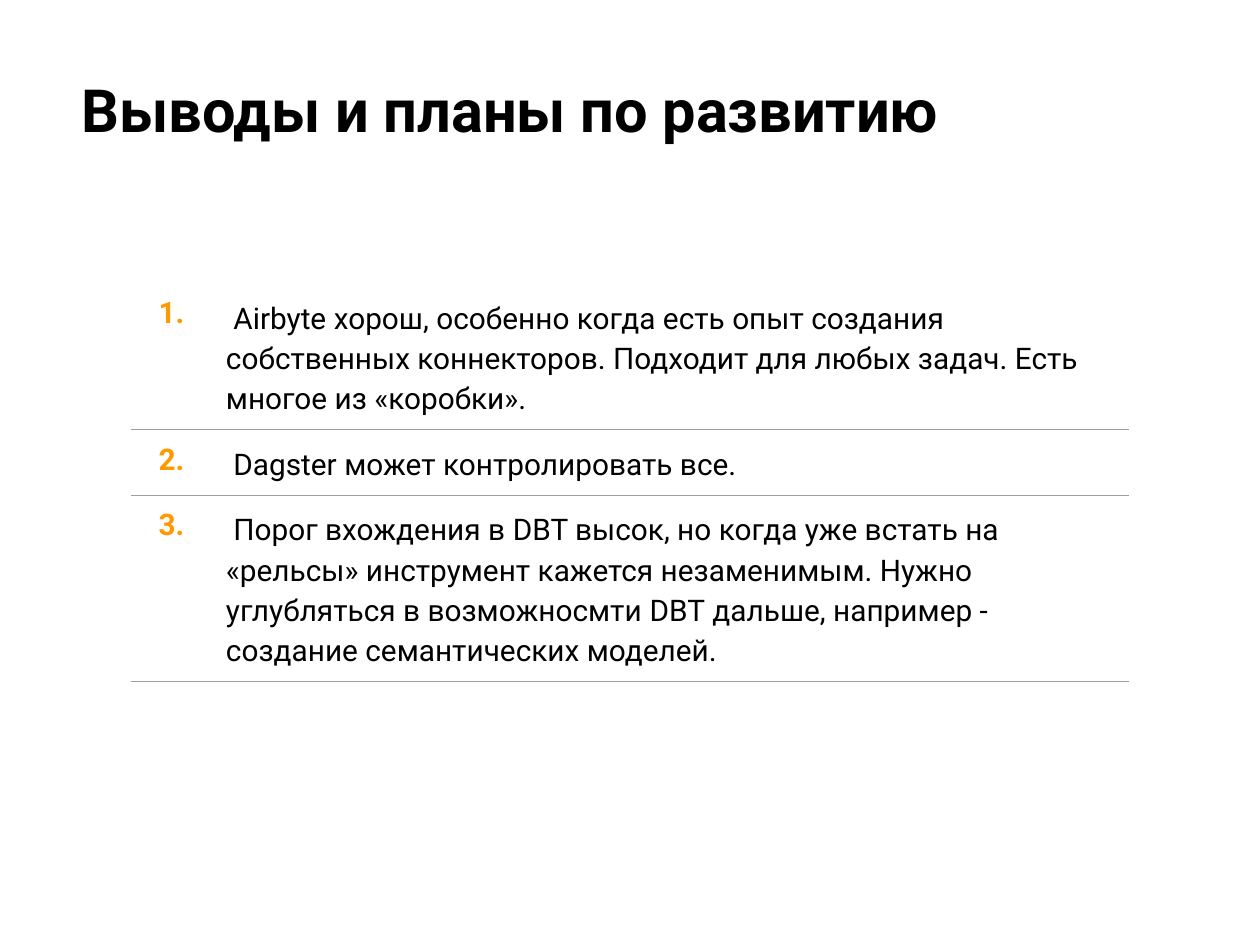
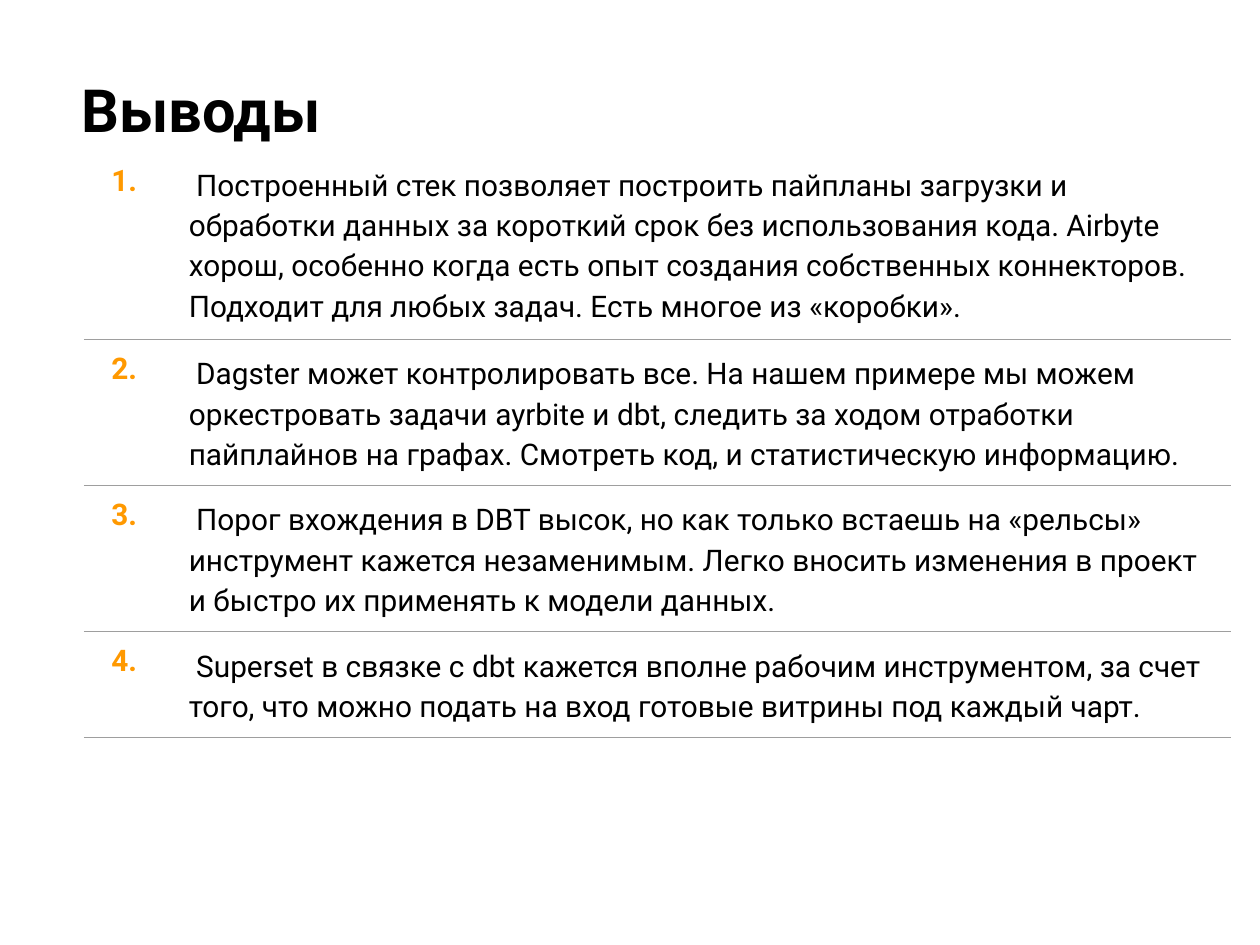
Before and after one commit to petryak-off/otus_dz, a slide deck: slide 13 of Проектная работа.pptx (slide 10 before the commit). Drawn at 1260x945 pixels with LibreOffice and Linux fonts; fonts in the diff are those of the drawing; background and template pictures are left out. Boxes give left, top, right and bottom in pixels: in the first picture for what was removed or moved away, otherwise in the second. Text is boxed around its words. In the diff, an @@ line names an element or a change of style, - is before the commit and + after.

```diff
--- a/Проектная работа.pptx
+++ b/Проектная работа.pptx
@@ title at (82, 89, 321, 142): text changed @@
-Выводы и планы по развитию
+Выводы
@@ table at (84, 151, 1232, 745) @@
-row 1: 1. | Airbyte хорош, особенно когда есть опыт создания собственных коннекторов. Подходит для любых задач. Есть многое из «коробки».
-row 2: 2. | Dagster может контролировать все.
-row 3: 3. | Порог вхождения в DBT высок, но когда уже встать на «рельсы» инструмент кажется незаменимым. Нужно углубляться в возможносмти DBT дальше, например - создание семантических моделей.
+row 1: 1. | Построенный стек позволяет построить пайпланы загрузки и обработки данных за короткий срок без использования кода. Airbyte хорош, особенно когда есть опыт создания собственных коннекторов. Подходит для любых задач. Есть многое из «коробки».
+row 2: 2. | Dagster может контролировать все. На нашем примере мы можем оркестровать задачи ayrbite и dbt, следить за ходом отработки пайплайнов на графах. Смотреть код, и статистическую информацию.
+row 3: 3. | Порог вхождения в DBT высок, но как только встаешь на «рельсы» инструмент кажется незаменимым. Легко вносить изменения в проект и быстро их применять к модели данных.
+row 4: 4. | Superset в связке с dbt кажется вполне рабочим инструментом, за счет того, что можно подать на вход готовые витрины под каждый чарт.
@@ table: place and size @@
-table at (131, 284, 1129, 688)
+table at (84, 151, 1232, 745)
```
Also in this commit, not shown: 1 other slide changed, 5 slides added, 9 slides removed, 6 other files.
